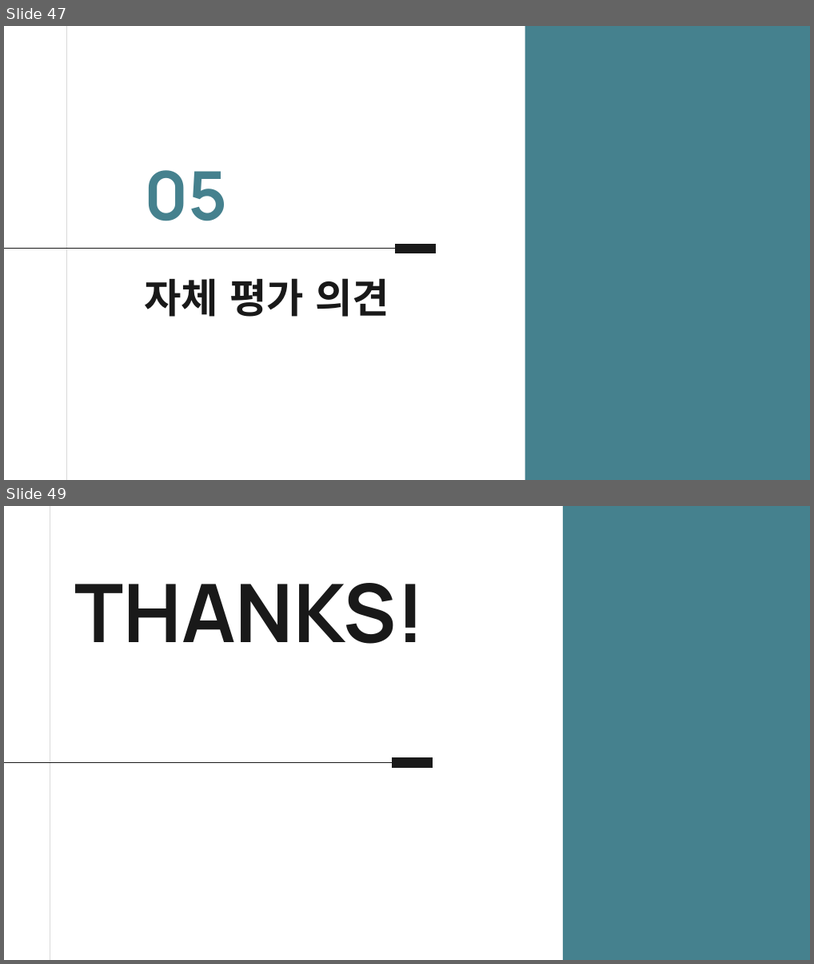
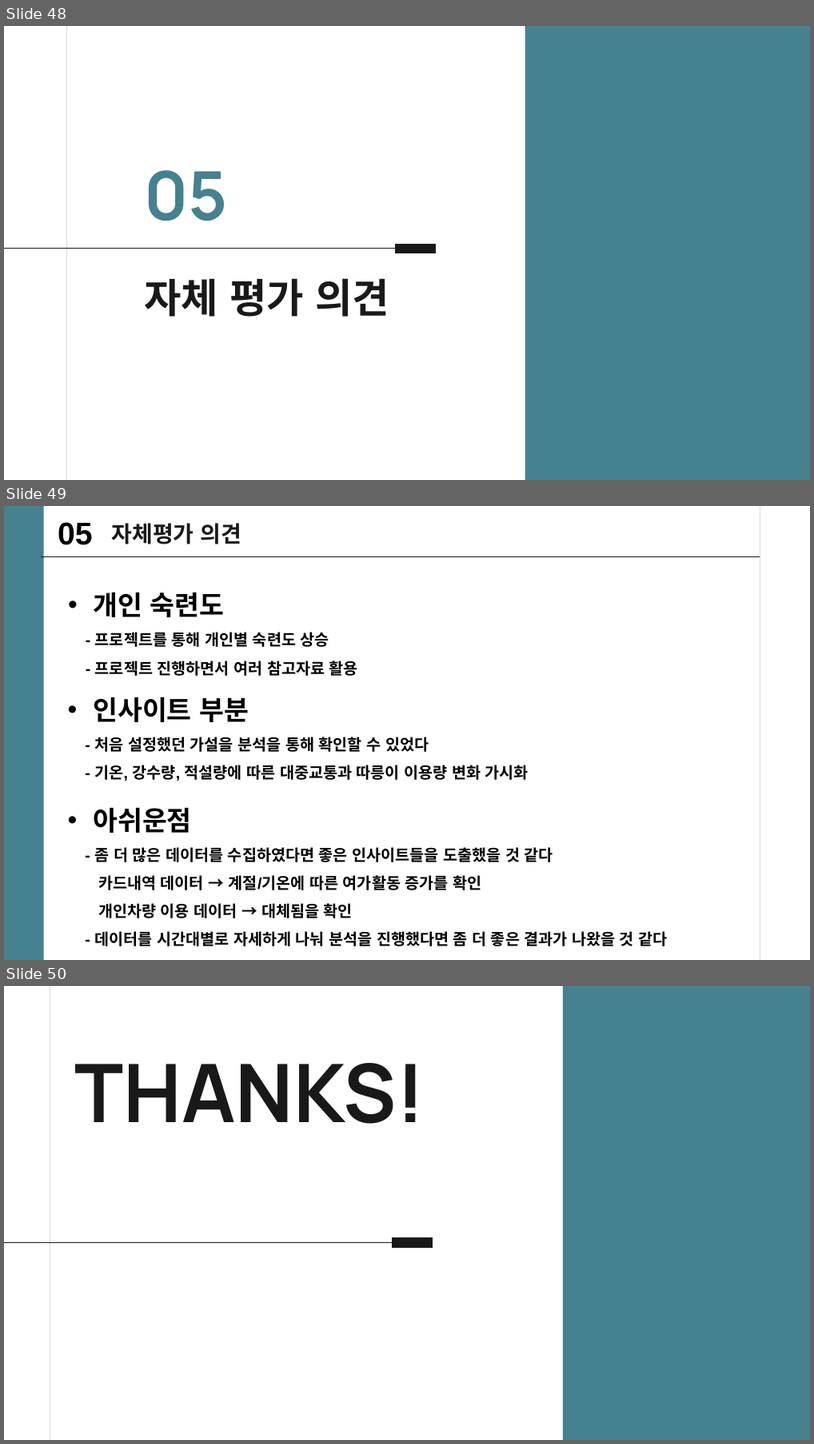
Before and after one commit to mini-project-y/1st_mini_project, a slide deck: Mook/PJT_유현수_수정본.pptx. Shown one above the other, each under a label of ours: slides 47 and 49 before the commit, slides 48, 49 and 50 after it; the slides between them are not shown. The pictures are 814x964 and 814x1444 pixels, drawn with LibreOffice and Linux fonts; fonts in the diff are those of the drawing. Boxes give left, top, right and bottom in pixels: in the first picture for what was removed or moved away, otherwise in the second. Text is boxed around its words. In the diff, an @@ line names an element or a change of style, - is before the commit and + after.

```diff
--- a/Mook/PJT_유현수_수정본.pptx
+++ b/Mook/PJT_유현수_수정본.pptx
@@ slide 49 added at (4,506,810,960), background #FFFFFF @@
@@ rectangle added at (4,506,43,959), fill #45818E @@
@@ text added at (58,522,93,545), 28 pt, text #000000, bold @@
+05
@@ text added at (112,523,242,544), 20 pt, text #191919, bold @@
+자체평가 의견
@@ line added from (761, 506) to (761, 960), #D9D9D9 0.75 pt @@
@@ line added from (761, 557) to (41, 557), #191919 0.75 pt @@
@@ text added at (94,592,358,676), 14 pt, text #000000, bold @@
+• 개인 숙련도
+- 프로젝트를 통해 개인별 숙련도 상승
+- 프로젝트 진행하면서 여러 참고자료 활용
@@ text added at (93,696,529,780), 14 pt, text #000000, bold @@
+• 인사이트 부분
+- 처음 설정했던 가설을 분석을 통해 확인할 수 있었다
+- 기온, 강수량, 적설량에 따른 대중교통과 따릉이 이용량 변화 가시화
@@ text added at (93,808,667,946), 14 pt, text #000000, bold @@
+• 아쉬운점
+- 좀 더 많은 데이터를 수집하였다면 좋은 인사이트들을 도출했을 것 같다
+카드내역 데이터 → 계절/기온에 따른 여가활동 증가를 확인
+개인차량 이용 데이터 → 대체됨을 확인
+- 데이터를 시간대별로 자세하게 나눠 분석을 진행했다면 좀 더 좋은 결과가 나왔을 것 같다
@@ what was slide 47 is now slide 48 @@
@@ what was slide 49 is now slide 50 @@
```
Also in this commit, not shown: 3 slides changed, 1 other slide added, 2 slides removed.
